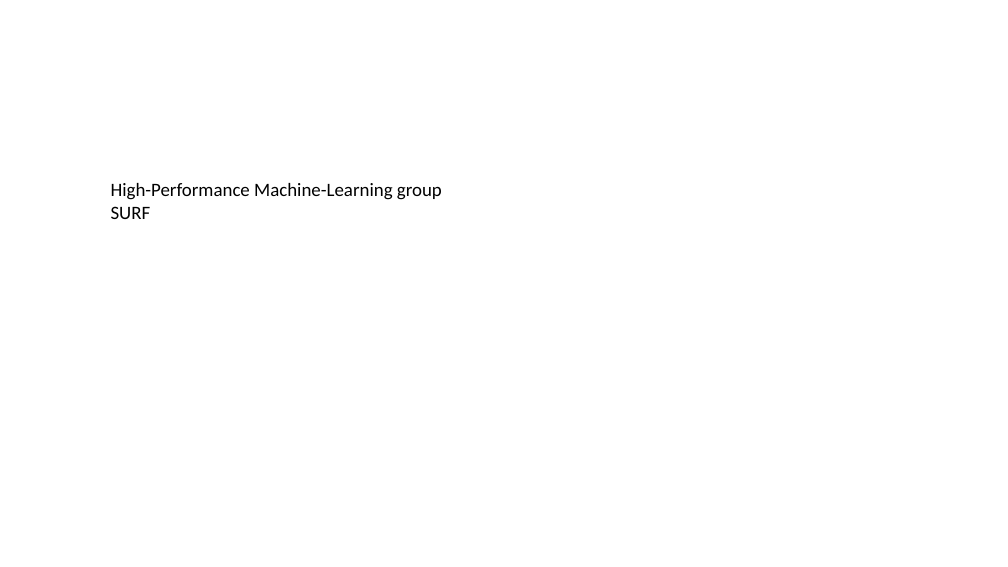
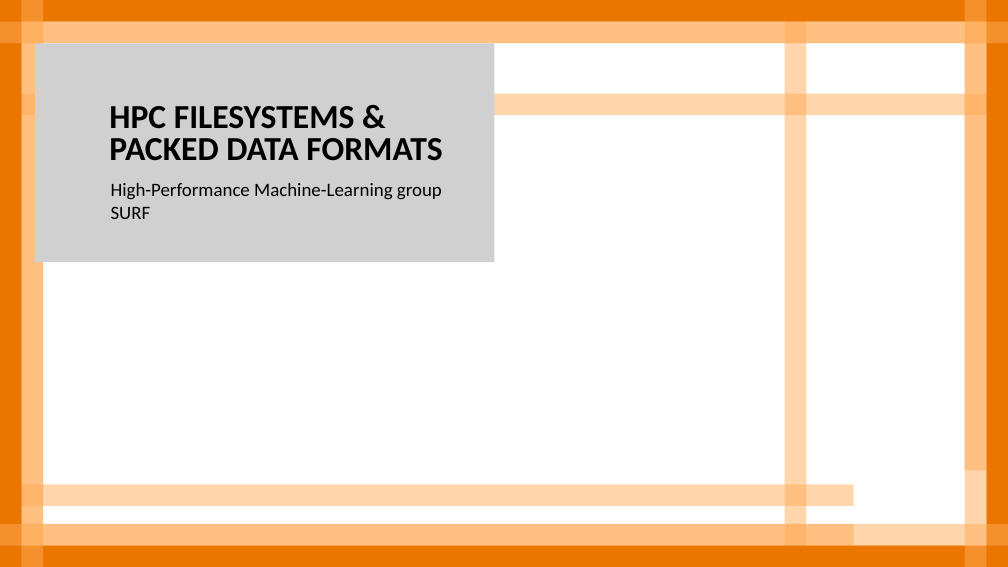
Before and after one commit to sara-nl/HPML-course-materials, a slide deck: slide 1 of Day2/slides/HPC_FS_and_Packed_data_formats.pptx. Drawn at 1008x567 pixels with LibreOffice and Linux fonts; fonts in the diff are those of the drawing; grey boxes stand for pictures; background and template pictures are left out. Boxes give left, top, right and bottom in pixels: in the first picture for what was removed or moved away, otherwise in the second. Text is boxed around its words. In the diff, an @@ line names an element or a change of style, - is before the commit and + after.

Commit message:
Small updates packed file formats

```diff
--- a/Day2/slides/HPC_FS_and_Packed_data_formats.pptx
+++ b/Day2/slides/HPC_FS_and_Packed_data_formats.pptx
@@ picture added at (35, 43, 495, 262), 32 pt, text #000000, bold @@
+HPC FILESYSTEMS & PACKED DATA FORMATS
@@ rectangle added at (854, 470, 1008, 567), fill #FFFFFF @@
@@ group added at (0, 0, 1008, 567): 7 rectangles @@
@@ group added at (0, 0, 1008, 567): 8 rectangles @@
@@ group added at (0, 0, 1008, 567): 4 rectangles @@
```
Also in this commit, not shown: 12 other slides changed.
